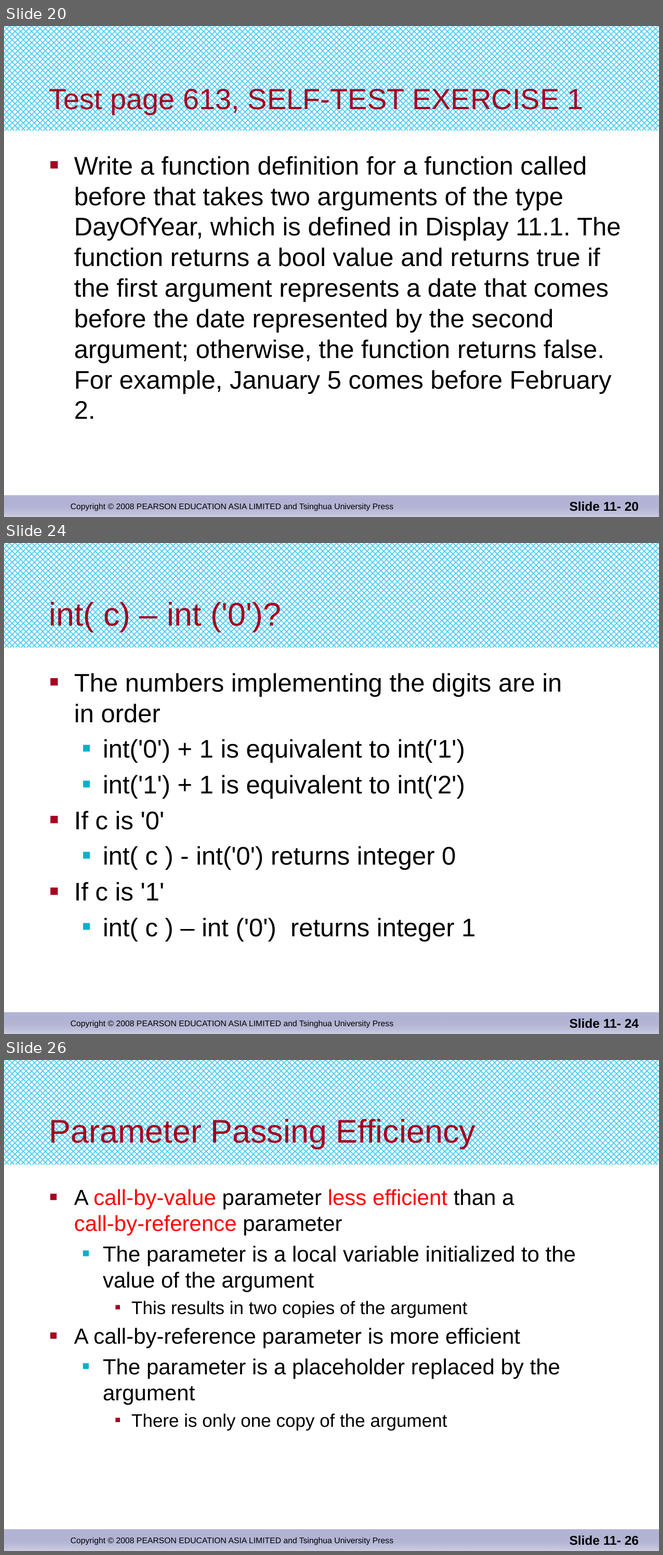
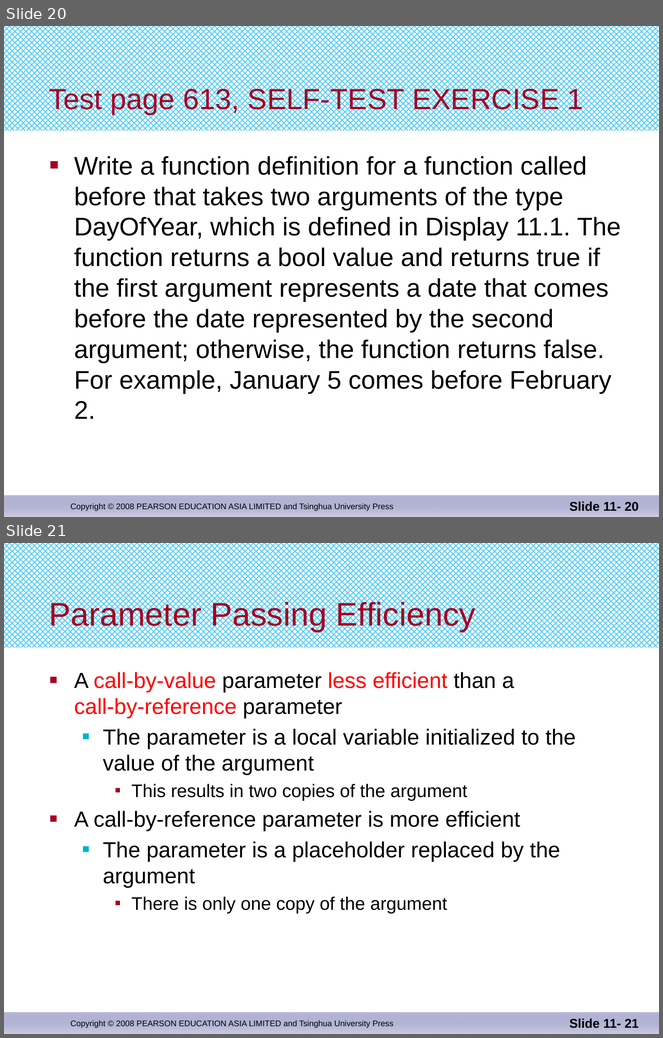
Before and after one commit to djuanbei/CPLUSPLUS, a slide deck: ppt/chapter 11.pptx. Shown one above the other, each under a label of ours: slides 20, 24 and 26 before the commit, slides 20 and 21 after it; the slides between them are not shown. The pictures are 663x1555 and 663x1038 pixels, drawn with LibreOffice and Linux fonts; fonts in the diff are those of the drawing. Boxes give left, top, right and bottom in pixels: in the first picture for what was removed or moved away, otherwise in the second. Text is boxed around its words. In the diff, an @@ line names an element or a change of style, - is before the commit and + after.

```diff
--- a/ppt/chapter 11.pptx
+++ b/ppt/chapter 11.pptx
@@ slide 24 removed at (4,543,659,1034), background #FFFFFF; not listed: 3 template elements that a slide beside it also shows @@
@@ title removed at (49,600,281,632) @@
-int( c) – int ('0')?
@@ text removed at (74,673,562,942) @@
-■ The numbers implementing the digits are in
-  in order
-  ■ int('0') + 1 is equivalent to int('1')
-  ■ int('1') + 1 is equivalent to int('2')
-■ If c is '0'
-  ■ int( c ) - int('0') returns integer 0
-■ If c is '1'
-  ■ int( c ) – int ('0') returns integer 1
@@ page number removed at (570,1019,639,1029) @@
-Slide 11- 24
@@ what was slide 26 is now slide 21 @@
@@ page number at (570,1019,639,1029): text changed @@
-Slide 11- 26
+Slide 11- 21
```
Also in this commit, not shown: 4 other slides removed, 3 other files.
